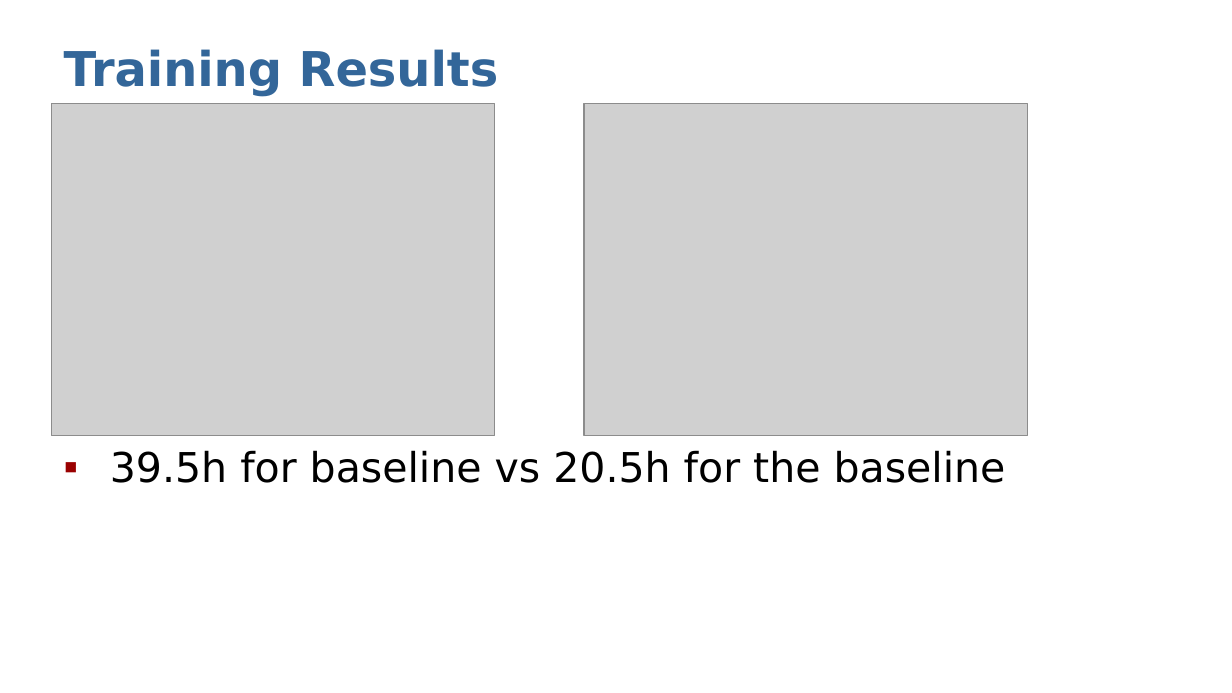
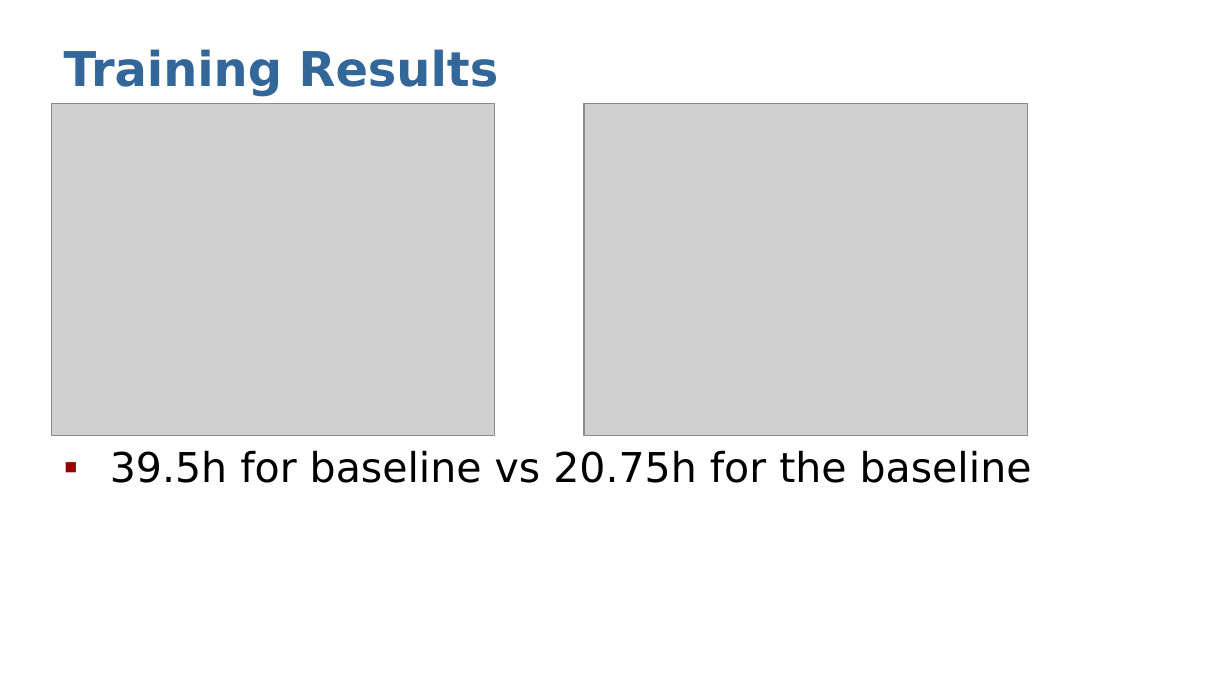
Before and after one commit to Dystron/Forked_EfficientPS, a slide deck: slide 10 of Crop-Aware Panoptic Segmentation.pptx (slide 8 before the commit). Drawn at 1232x693 pixels with LibreOffice and Linux fonts; fonts in the diff are those of the drawing; grey boxes stand for pictures. Boxes give left, top, right and bottom in pixels: in the first picture for what was removed or moved away, otherwise in the second. Text is boxed around its words. In the diff, an @@ line names an element or a change of style, - is before the commit and + after.

```diff
--- a/Crop-Aware Panoptic Segmentation.pptx
+++ b/Crop-Aware Panoptic Segmentation.pptx
@@ text at [110,450,1032,483]: text changed @@
-▪ 39.5h for baseline vs 20.5h for the baseline
+▪ 39.5h for baseline vs 20.75h for the baseline
```
Also in this commit, not shown: 6 other slides changed, 3 slides added.
